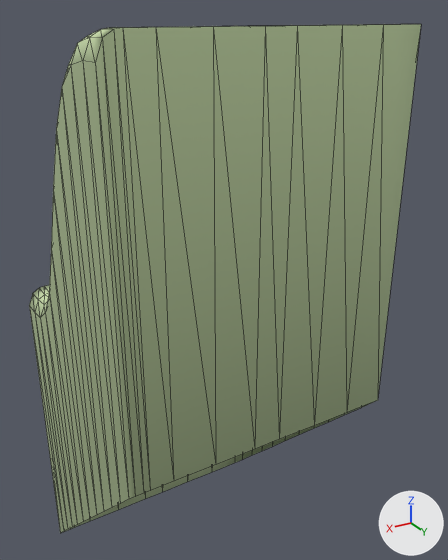
One commit to the glTF model ground/ground-ramp-r-21.glb: the scene before it, then after it.
The view is the same before and after, from a camera (50 mm lens) standing at (1.0, 1.88, 1.03) and looking at (-0.15, -0.03, 0.07). Every picture has the same lights, and +X, +Y and +Z are marked at lower right. The older version comes first. Mesh edges are drawn as thin lines.

In view in the first picture: 'ground-ramp-r-21'.
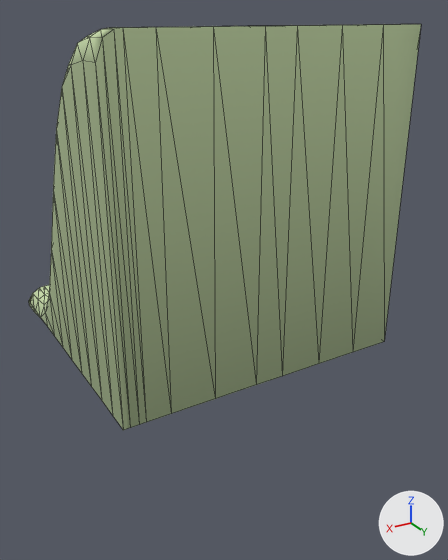
Boxes [x1, y1, x2, y2] around the edits, measured in the pictures (448 x 560 px):
```json
{"object": "ground-ramp-r-21", "change": "reshaped", "before": [29, 24, 421, 533], "after": [29, 24, 421, 430], "on screen": "20% shorter"}
```

Edits to the scene script, one JSON object a line:
```json
{"block": "me_ground_ramp_r_21", "where": "# used by ob_ground_ramp_r_21; location = (0.0, 0.0, 0.0)"}
{"op": "remove", "block": "me_ground_ramp_r_21", "code": "me_ground_ramp_r_21.from_pydata(...)  # 174 vertices, 304 faces; spans x -0.5..0.5, y -0.5..0.5, z -1.3..1.0"}
{"op": "add", "block": "me_ground_ramp_r_21", "code": "me_ground_ramp_r_21.from_pydata(...)  # 174 vertices, 304 faces; spans x -0.5..0.5, y -0.5..0.5, z -0.07..1.0"}
{"block": "me_ground_ramp_r_21", "change": "me_ground_ramp_r_21 part 1: all 42 vertices in x -0.5..0.5, y -0.5..0.5, z -1.3..-0.3 are scaled about their middle by (1, 1, 0), then moved by (0.0, 0.0, 0.75)"}
```
